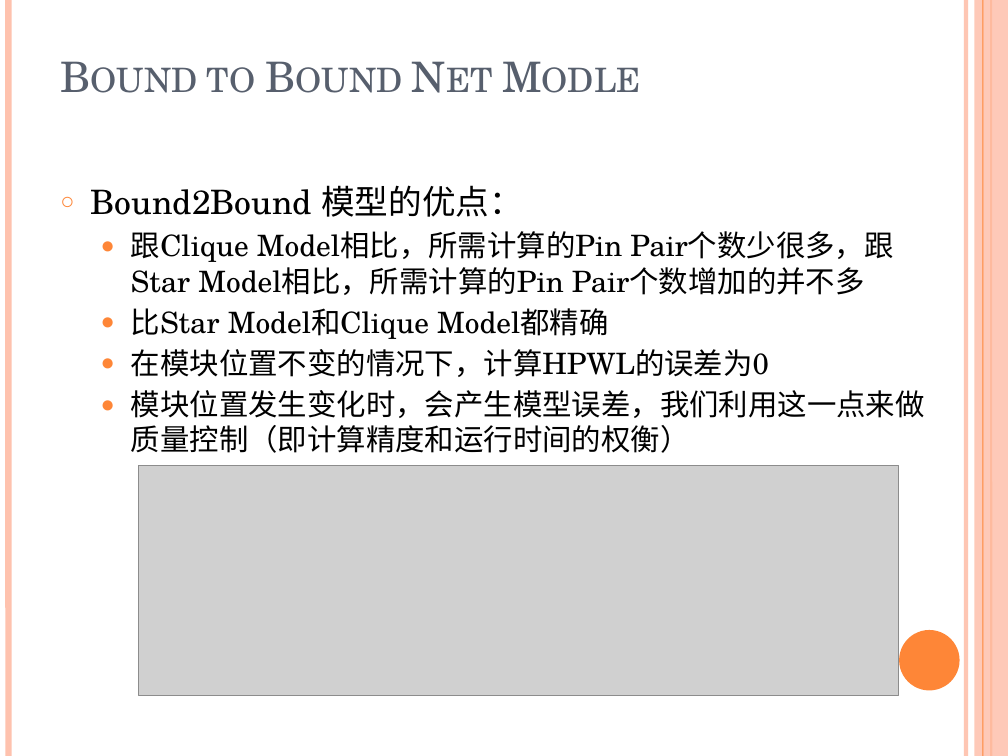
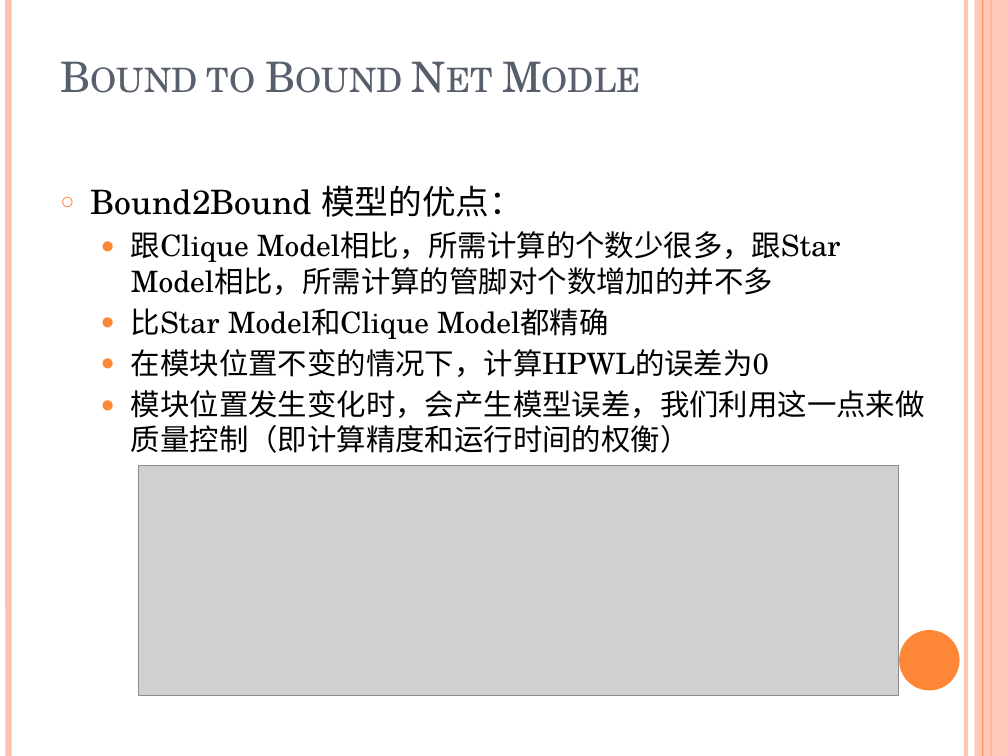
Before and after one commit to marcusgao94/TPL, a slide deck: slide 6 of doc/TPL.pptx. Drawn at 1008x756 pixels with LibreOffice and Linux fonts; fonts in the diff are those of the drawing; grey boxes stand for pictures. Boxes give left, top, right and bottom in pixels: in the first picture for what was removed or moved away, otherwise in the second. Text is boxed around its words. In the diff, an @@ line names an element or a change of style, - is before the commit and + after.

```diff
--- a/doc/TPL.pptx
+++ b/doc/TPL.pptx
@@ text at (131, 231, 841, 295): text changed @@
-  ● 跟Clique Model相比，所需计算的Pin Pair个数少很多，跟Star Model相比，所需计算的Pin Pair个数增加的并不多
+  ● 跟Clique Model相比，所需计算的个数少很多，跟Star Model相比，所需计算的管脚对个数增加的并不多
```
Also in this commit, not shown: 9 other slides changed, 4 slides added, 1 slide removed, 5 other files.
